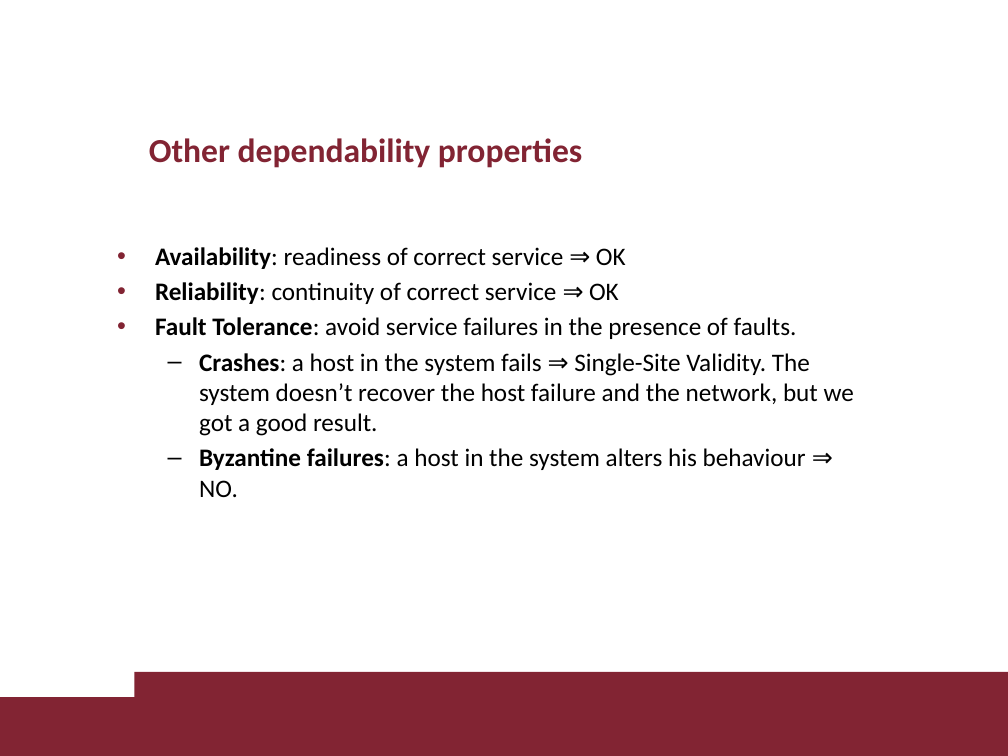
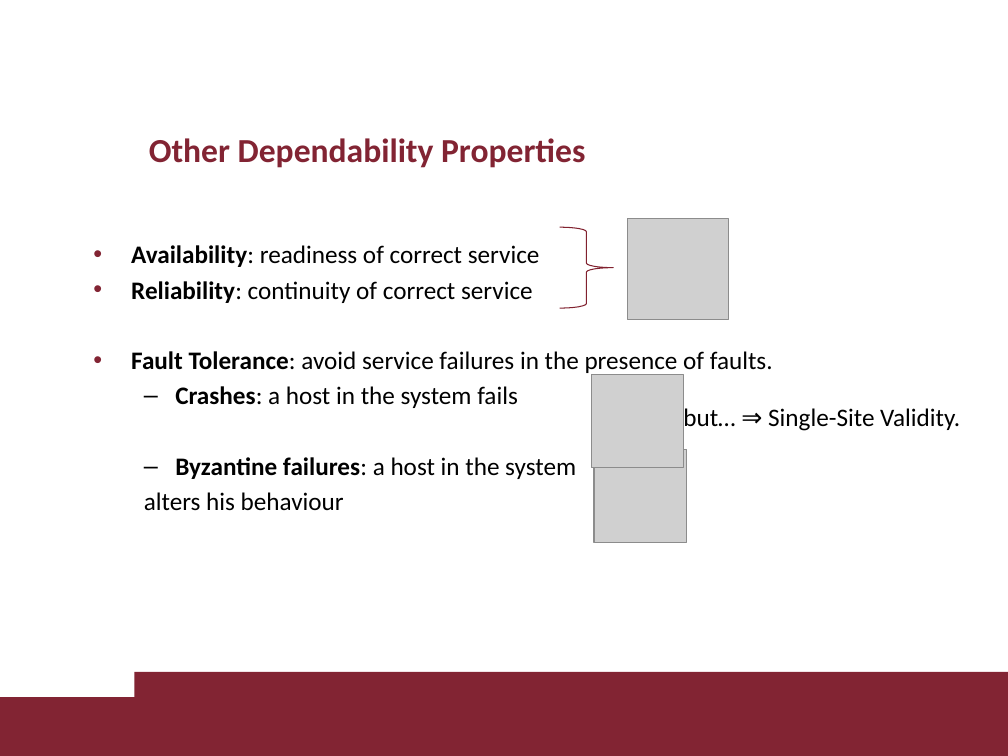
Before and after one commit to fed21/the-price-of-validity, a slide deck: slide 13 of dds_project_ppt.pptx (slide 12 before the commit). Drawn at 1008x756 pixels with LibreOffice and Linux fonts; fonts in the diff are those of the drawing; grey boxes stand for pictures; background and template pictures are left out. Boxes give left, top, right and bottom in pixels: in the first picture for what was removed or moved away, otherwise in the second. Text is boxed around its words. In the diff, an @@ line names an element or a change of style, - is before the commit and + after.

```diff
--- a/dds_project_ppt.pptx
+++ b/dds_project_ppt.pptx
@@ title at (x1=149, y1=138, x2=585, y2=168): text changed @@
-Other dependability properties
+Other Dependability Properties
@@ text "Availability: readiness of correct service" moved from (x1=155, y1=247, x2=854, y2=497) to (x1=131, y1=245, x2=773, y2=511) @@
@@ left brace added at (x1=559, y1=227, x2=613, y2=307), outline #812130 0.75 pt @@
@@ picture added at (x1=628, y1=219, x2=729, y2=320) @@
@@ text at (x1=131, y1=245, x2=540, y2=303): text changed @@
-• Availability: readiness of correct service ⇒ OK
-• Reliability: continuity of correct service ⇒ OK
+• Availability: readiness of correct service
+• Reliability: continuity of correct service
@@ text at (x1=144, y1=386, x2=576, y2=511): text changed @@
-  – Crashes: a host in the system fails ⇒ Single-Site Validity. The system doesn’t recover the host failure and the network, but we got a good result.
-  – Byzantine failures: a host in the system alters his behaviour ⇒ NO.
+  – Crashes: a host in the system fails
+  – Byzantine failures: a host in the system
+  alters his behaviour
@@ picture added at (x1=591, y1=375, x2=683, y2=468) @@
@@ text added at (x1=683, y1=406, x2=960, y2=433), 18 pt, text #000000 @@
+but… ⇒ Single-Site Validity.
@@ picture added at (x1=594, y1=450, x2=686, y2=542) @@
```
Also in this commit, not shown: 3 other slides changed, 1 slide added, 10 other files.
